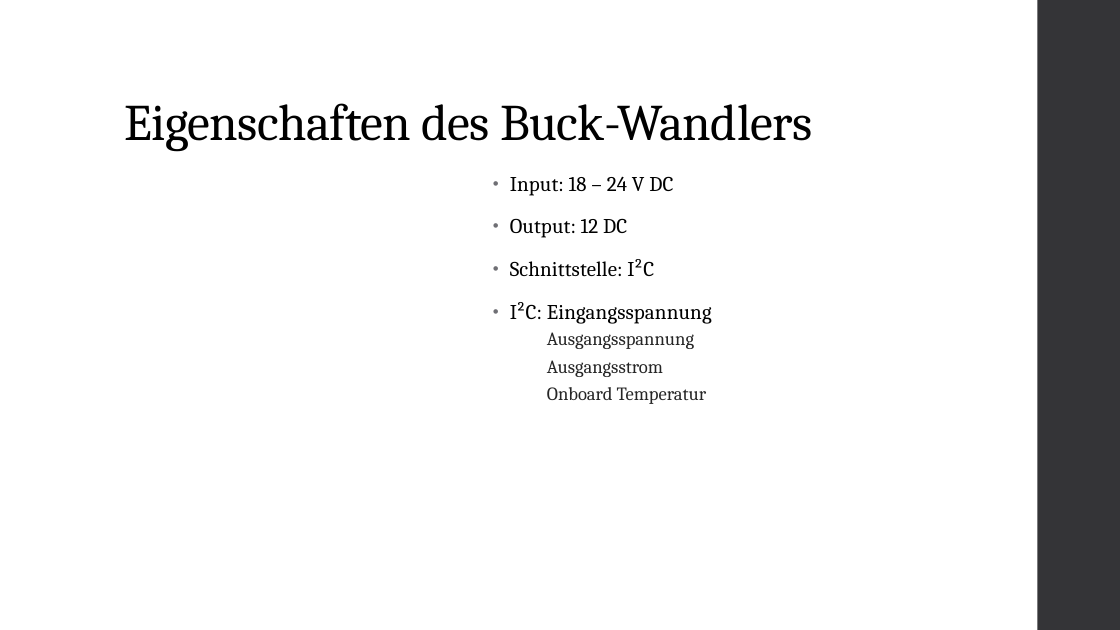
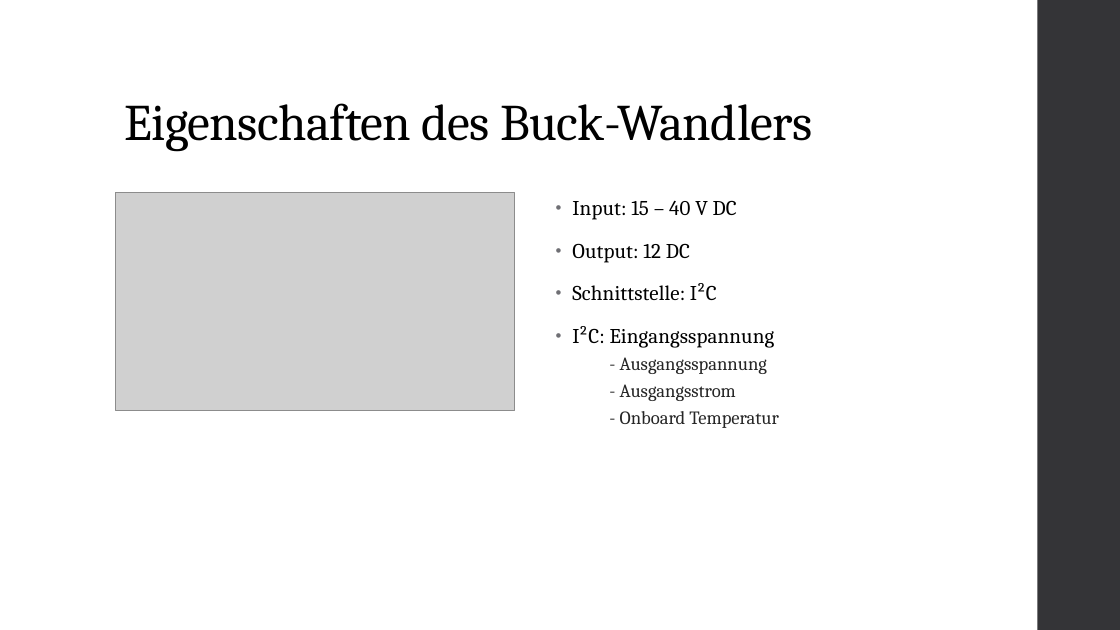
Before and after one commit to Blizzrow/Texts, a slide deck: slide 3 of Wandler_Koll.pptx. Drawn at 1120x630 pixels with LibreOffice and Linux fonts; fonts in the diff are those of the drawing; grey boxes stand for pictures. Boxes give left, top, right and bottom in pixels: in the first picture for what was removed or moved away, otherwise in the second. Text is boxed around its words. In the diff, an @@ line names an element or a change of style, - is before the commit and + after.

```diff
--- a/Wandler_Koll.pptx
+++ b/Wandler_Koll.pptx
@@ picture added at (x1=116, y1=192, x2=515, y2=411) @@
@@ text "Input: 15 – 40 V ..." moved from (x1=510, y1=176, x2=712, y2=404) to (x1=572, y1=200, x2=779, y2=428) @@
@@ text at (x1=572, y1=200, x2=737, y2=220): text changed @@
-• Input: 18 – 24 V DC
+• Input: 15 – 40 V DC
@@ text at (x1=620, y1=357, x2=779, y2=428): text changed @@
-  Ausgangsspannung
-  Ausgangsstrom
-  Onboard Temperatur
+  - Ausgangsspannung
+  - Ausgangsstrom
+  - Onboard Temperatur
```
Also in this commit, not shown: 2 other slides changed, 1 slide added, 3 other files.
